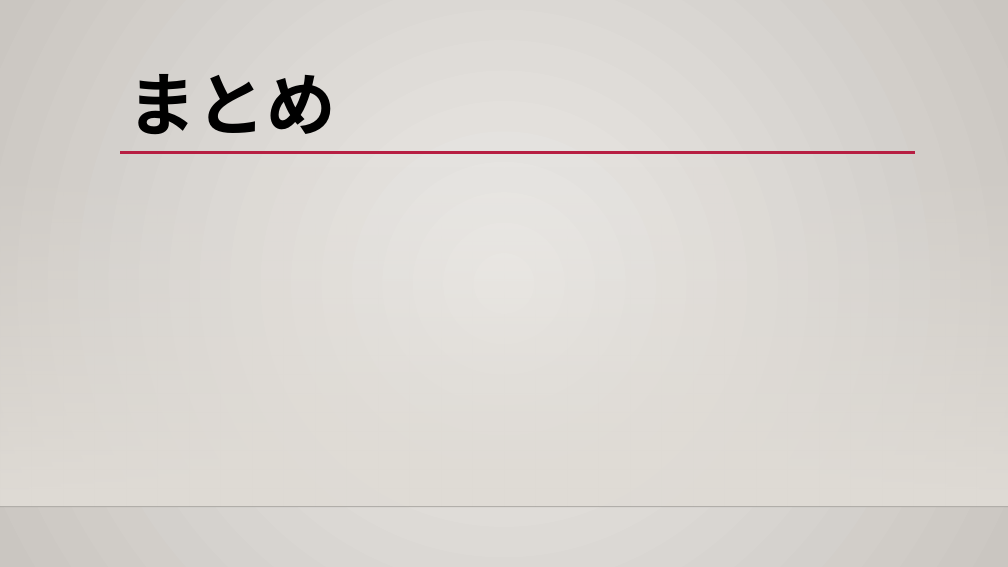
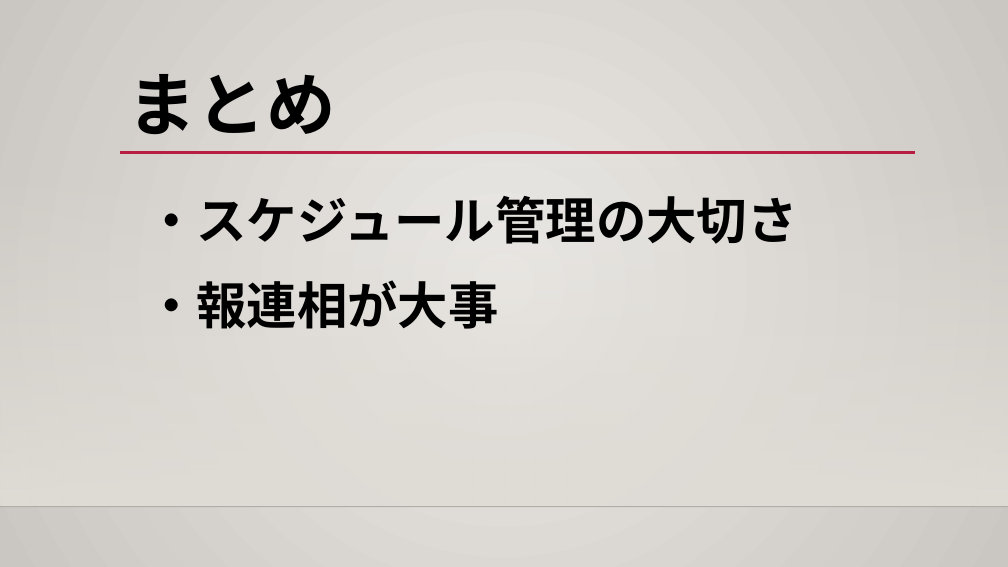
Before and after one commit to ShunjiYamamoto/groupA, a slide deck: slide 12 of 9.発表資料/グループディスカッション_グループA.pptx. Drawn at 1008x567 pixels with LibreOffice and Linux fonts; fonts in the diff are those of the drawing; background and template pictures are left out. Boxes give left, top, right and bottom in pixels: in the first picture for what was removed or moved away, otherwise in the second. Text is boxed around its words. In the diff, an @@ line names an element or a change of style, - is before the commit and + after.

```diff
--- a/9.発表資料/グループディスカッション_グループA.pptx
+++ b/9.発表資料/グループディスカッション_グループA.pptx
@@ text added at (146,196,798,244), 48 pt, text #000000, bold @@
+・スケジュール管理の大切さ
@@ text added at (146,280,499,329), 48 pt, text #000000, bold @@
+・報連相が大事
```
Also in this commit, not shown: 4 other files.
